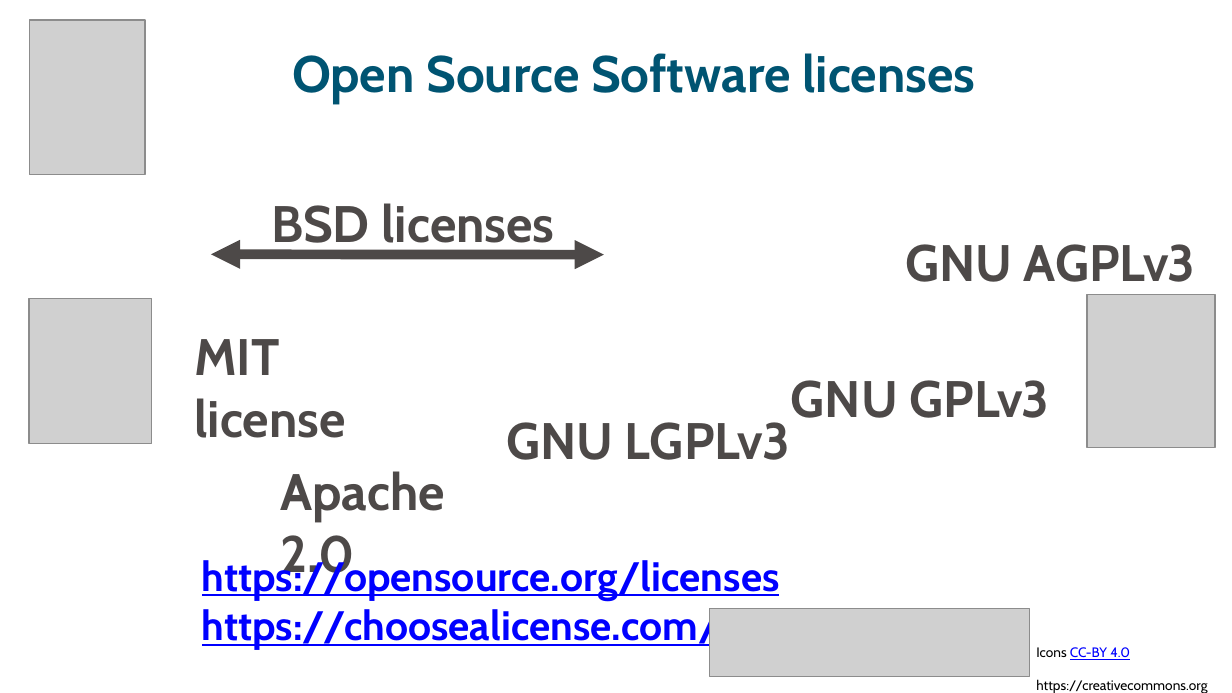
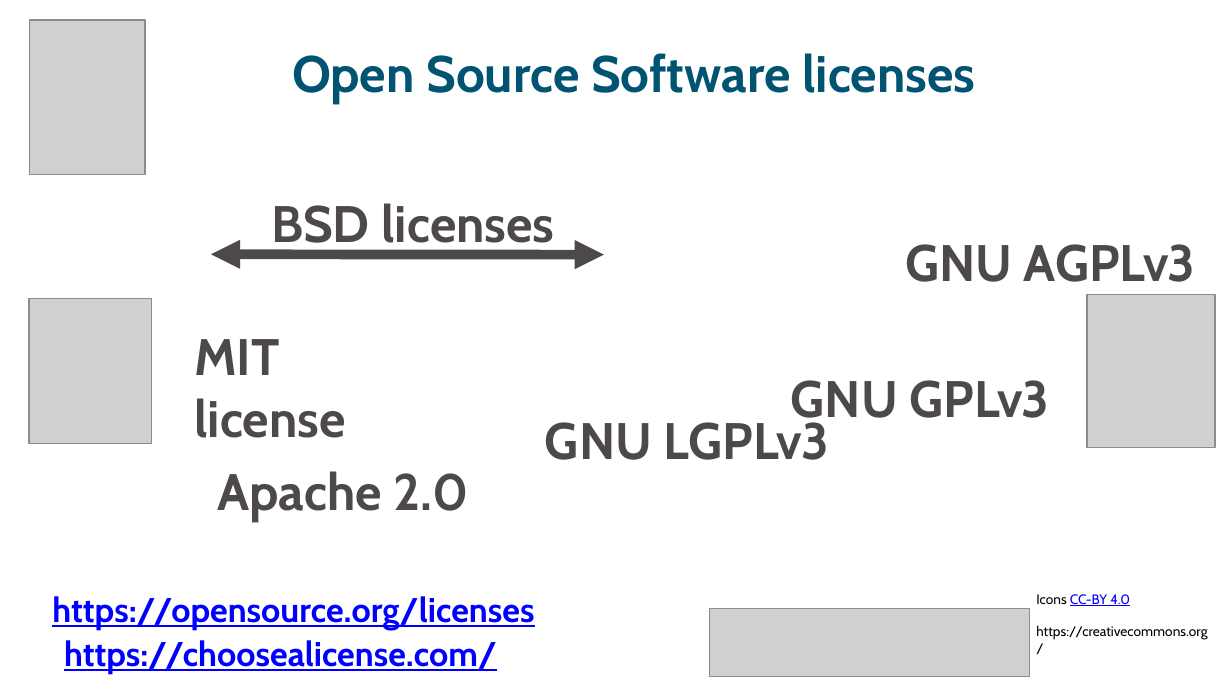
Before and after one commit to ELIXIR-Norway-Training/DMP-writing-workshop, a slide deck: slide 32 of 06_Licensing.odp (slide 55 before the commit). Drawn at 1232x693 pixels with LibreOffice and Linux fonts; fonts in the diff are those of the drawing; grey boxes stand for pictures. Boxes give left, top, right and bottom in pixels: in the first picture for what was removed or moved away, otherwise in the second. Text is boxed around its words. In the diff, an @@ line names an element or a change of style, - is before the commit and + after.

```diff
--- a/06_Licensing.odp
+++ b/06_Licensing.odp
@@ text "GNU LGPLv3" rewrapped from (x1=506, y1=422, x2=790, y2=460) to (x1=545, y1=416, x2=829, y2=460) @@
@@ text "Apache 2.0" rewrapped from (x1=280, y1=471, x2=445, y2=583) to (x1=217, y1=471, x2=469, y2=521) @@
@@ text "https://opensource.org/licenses" moved from (x1=202, y1=557, x2=780, y2=650) to (x1=52, y1=596, x2=534, y2=631) @@
@@ text "https://opensource.org/licenses" at (x1=52, y1=596, x2=534, y2=631): size 24 to 20 pt @@
@@ text "Icons CC-BY 4.0" moved from (x1=1036, y1=647, x2=1207, y2=693) to (x1=1036, y1=594, x2=1207, y2=640) @@
@@ text at (x1=202, y1=608, x2=721, y2=650): paragraph removed @@
-https://choosealicense.com/
@@ text added at (x1=64, y1=640, x2=497, y2=674), 20 pt, text #0000FF, bold, underline @@
+https://choosealicense.com/
```
Also in this commit, not shown: 8 other slides changed, 33 slides removed, 1 other file.
